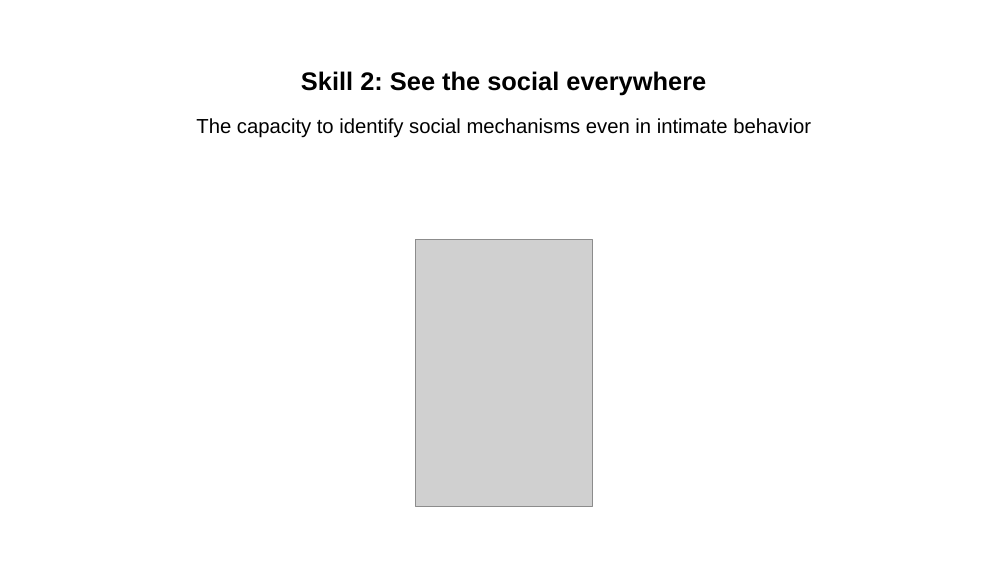
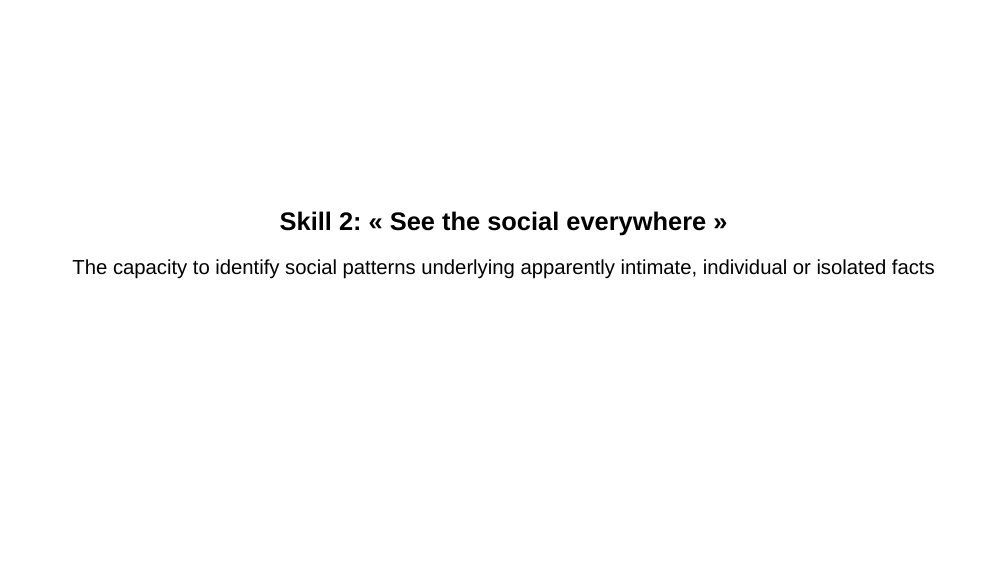
Before and after one commit to aminelasso/SOC501-2026, a slide deck: slide 73 of Week 1/Week 1.pptx (slide 58 before the commit). Drawn at 1008x567 pixels with LibreOffice and Linux fonts; fonts in the diff are those of the drawing; grey boxes stand for pictures. Boxes give left, top, right and bottom in pixels: in the first picture for what was removed or moved away, otherwise in the second. Text is boxed around its words. In the diff, an @@ line names an element or a change of style, - is before the commit and + after.

```diff
--- a/Week 1/Week 1.pptx
+++ b/Week 1/Week 1.pptx
@@ text removed at bbox=[196, 118, 811, 138] @@
-The capacity to identify social mechanisms even in intimate behavior
@@ text at bbox=[280, 211, 706, 236]: text changed @@
-Skill 2: See the social everywhere
+Skill 2: « See the social everywhere »
@@ picture removed at bbox=[416, 239, 593, 507] @@
@@ text added at bbox=[72, 259, 935, 279], 16 pt, text #000000 @@
+The capacity to identify social patterns underlying apparently intimate, individual or isolated facts
```
Also in this commit, not shown: 2 other slides changed, 36 slides added, 1 slide removed, 2 other files.
